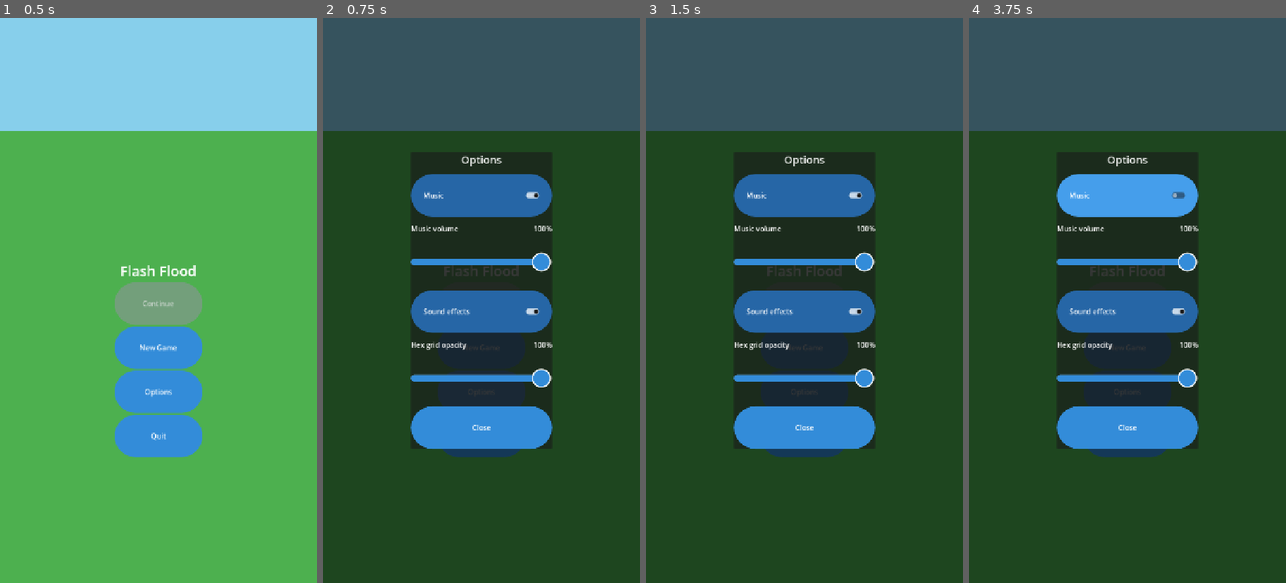
Above: before the commit, frames 1-4 (left to right).
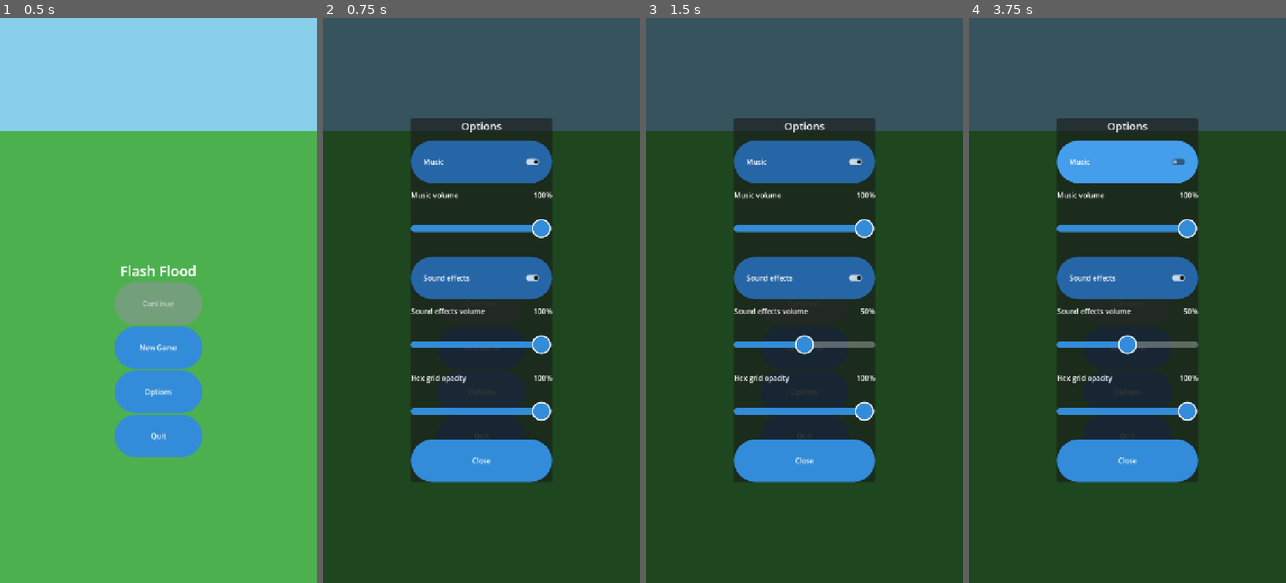
Above: after the commit, the same moments.

Repository: jitternoise/sunny_balcony
Game: Godot game, scene res://scenes/MainMenu.tscn
Same seed, same stepped clock (60 frames per second), same inputs: the game is played once before the commit and once after it.
Inputs:
- Up to frame 1 (0.5 s): no input
- Up to frame 2 (0.75 s): click "Options" at 0.5 s
- Up to frame 3 (1.5 s): click "New Game" at 1.25 s
- Up to frame 4 (3.75 s): click "New Game" at 2 s; click "New Game" at 2.75 s; click "Music" at 3.5 s

Frame 1 is identical in both runs. In frame 2, 19% of the frame differs, in the area x 27-73%, y 17-83%; in frame 3, 19%; in frame 4, 19%.

Commit message:
Add a sound effects volume slider, and one binding for all three dials
Settings.sfx_volume is the SFX bus's gain, exactly as music_volume is the
Music bus's: 0..1, linear_to_db with a -60 dB floor at 0, persisted under
[audio], independent of the mute. The Options menu gets a "Sound effects
volume" row and slider under the Sound effects toggle.

OptionsMenu no longer has a handler per slider: _sliders lists [slider,
percentage label, Settings property] for the three percent dials, _ready()
binds each with a lambda that sets the property and refreshes the label,
and open() mirrors each from Settings.get(). The next dial is one row.

VerifySfx +13 checks (154): the bus at 0 / -6 / -60 dB, clamping, the
mute keeping the dial, the effects dial leaving the music bus alone,
persistence, reload, a pre-dial file, the slider mirroring and writing the
setting, and a slider drag not being a button tap. VerifyTouchTargets
measures three sliders (44). The panel still fits under a simulated notch.

Co-Authored-By: Claude Opus 5 <noreply@anthropic.com>

Diff:
--- a/game/scenes/OptionsMenu.tscn
+++ b/game/scenes/OptionsMenu.tscn
@@ -68,6 +68,25 @@
 button_pressed = true
 text = "Sound effects"
 
+[node name="SfxVolumeRow" type="HBoxContainer" parent="Center/Panel/VBox"]
+layout_mode = 2
+
+[node name="SfxVolumeLabel" type="Label" parent="Center/Panel/VBox/SfxVolumeRow"]
+layout_mode = 2
+size_flags_horizontal = 3
+text = "Sound effects volume"
+
+[node name="SfxVolumeValue" type="Label" parent="Center/Panel/VBox/SfxVolumeRow"]
+layout_mode = 2
+text = "100%"
+horizontal_alignment = 2
+
+[node name="SfxVolumeSlider" type="HSlider" parent="Center/Panel/VBox"]
+layout_mode = 2
+custom_minimum_size = Vector2(0, 96)
+step = 5.0
+value = 100.0
+
 [node name="GridOpacityRow" type="HBoxContainer" parent="Center/Panel/VBox"]
 layout_mode = 2
 
--- a/game/scripts/autoload/Settings.gd
+++ b/game/scripts/autoload/Settings.gd
@@ -1,15 +1,15 @@
 extends Node
 # Autoload singleton (see [autoload] in project.godot).
 # Player preferences that belong to the DEVICE rather than to a save slot:
-# muting the music, its volume, muting the sound effects, and how opaque
-# the hex grid is drawn. Kept out of GameState on purpose -- a player who
-# mutes the game wants it muted in every slot, and these must survive a
-# slot being deleted.
+# a mute and a volume each for the music and the sound effects, and how
+# opaque the hex grid is drawn. Kept out of GameState on purpose -- a
+# player who mutes the game wants it muted in every slot, and these must
+# survive a slot being deleted.
 #
 # The audio settings act on the "Music" and "SFX" buses in
 # default_bus_layout.tres, never on a player: the Music and Sfx autoloads
-# only have to name their bus. A mute is the bus's mute flag; the music
-# volume is the bus's gain, on top of whatever level Music.gd mixes at.
+# only have to name their bus. A mute is the bus's mute flag; a volume is
+# the bus's gain, on top of whatever level each player mixes at.
 
 const SETTINGS_PATH := "user://settings.cfg"
 const SECTION := "audio"
@@ -48,6 +48,14 @@
 		_apply_volume(BUS_MUSIC, music_volume)
 		_save()
 
+## The same dial for the sound effects: the SFX bus's gain on top of the
+## level each clip was synthesised at (tools/gen_sfx.py's PEAKS).
+var sfx_volume: float = 1.0:
+	set(value):
+		sfx_volume = clampf(value, 0.0, 1.0)
+		_apply_volume(BUS_SFX, sfx_volume)
+		_save()
+
 ## Alpha of an EMPTY cell's dark fill, 0..1. Terrain, blocks and water keep
 ## their own colours whatever this says -- they carry information -- and so
 ## does the cell border, so at 0 the grid is still there as an outline on
@@ -67,6 +75,7 @@
 	_apply_bus(BUS_MUSIC, music_muted)
 	_apply_bus(BUS_SFX, sfx_muted)
 	_apply_volume(BUS_MUSIC, music_volume)
+	_apply_volume(BUS_SFX, sfx_volume)
 
 
 ## Mutes or unmutes one bus. A missing bus -- the layout not loaded, or a
@@ -100,6 +109,7 @@
 	music_muted = bool(config.get_value(SECTION, "music_muted", false))
 	sfx_muted = bool(config.get_value(SECTION, "sfx_muted", false))
 	music_volume = clampf(float(config.get_value(SECTION, "music_volume", 1.0)), 0.0, 1.0)
+	sfx_volume = clampf(float(config.get_value(SECTION, "sfx_volume", 1.0)), 0.0, 1.0)
 	grid_opacity = clampf(float(config.get_value(SECTION_DISPLAY, "grid_opacity", 1.0)), 0.0, 1.0)
 
 
@@ -111,5 +121,6 @@
 	config.set_value(SECTION, "music_muted", music_muted)
 	config.set_value(SECTION, "sfx_muted", sfx_muted)
 	config.set_value(SECTION, "music_volume", music_volume)
+	config.set_value(SECTION, "sfx_volume", sfx_volume)
 	config.set_value(SECTION_DISPLAY, "grid_opacity", grid_opacity)
 	config.save(SETTINGS_PATH)
--- a/game/scripts/ui/OptionsMenu.gd
+++ b/game/scripts/ui/OptionsMenu.gd
@@ -1,9 +1,10 @@
 extends Control
 class_name OptionsMenu
 
-## The Options popup: mute the music and set its volume, mute the sound
-## effects, thin the hex grid. One scene, instanced on the main menu, on Level Select and inside
-## a level's pause menu, so the three never drift apart. It is a modal like
+## The Options popup: a mute and a volume each for the music and the sound
+## effects, and the hex grid's opacity. One scene, instanced on the main
+## menu, on Level Select and inside a level's pause menu, so the three
+## never drift apart. It is a modal like
 ## the level's popups: the root and the Dim rect both STOP mouse input, so
 ## a tap beside the panel cannot reach whatever is underneath -- on Level
 ## Select that would be a level node, in a level the board.
@@ -13,11 +14,13 @@
 ## They write straight to Settings, which persists them and mutes the bus;
 ## nothing here is applied on Close, so there is no Cancel to get wrong.
 ##
-## The two sliders -- music volume, grid opacity -- run 0-100% in steps of
-## 5 and write to Settings the same way, on every change: the music bus
-## and the board behind the pause menu follow the thumb as it moves, and
-## the 5% step bounds a full sweep to twenty small settings writes rather
-## than one per frame of the drag.
+## The sliders -- music volume, effects volume, grid opacity -- run 0-100%
+## in steps of 5 and write to Settings the same way, on every change: the
+## bus, or the board behind the pause menu, follows the thumb as it moves,
+## and the 5% step bounds a full sweep to twenty small settings writes
+## rather than one per frame of the drag. Each is one row in _sliders --
+## the slider, its percentage label and the Settings property it dials --
+## built in _ready() because the entries are @onready nodes.
 
 signal closed
 
@@ -27,31 +30,36 @@
 @onready var music_volume_slider: HSlider = $Center/Panel/VBox/MusicVolumeSlider
 @onready var music_volume_value: Label = $Center/Panel/VBox/MusicVolumeRow/MusicVolumeValue
 @onready var sfx_toggle: CheckButton = $Center/Panel/VBox/SfxToggle
+@onready var sfx_volume_slider: HSlider = $Center/Panel/VBox/SfxVolumeSlider
+@onready var sfx_volume_value: Label = $Center/Panel/VBox/SfxVolumeRow/SfxVolumeValue
 @onready var grid_opacity_slider: HSlider = $Center/Panel/VBox/GridOpacitySlider
 @onready var grid_opacity_value: Label = $Center/Panel/VBox/GridOpacityRow/GridOpacityValue
 @onready var close_button: Button = $Center/Panel/VBox/CloseButton
+
+## [slider, percentage label, Settings property] per dial, filled in _ready().
+var _sliders: Array = []
 
 
 func _ready() -> void:
 	music_toggle.toggled.connect(func(on: bool): Settings.music_muted = not on)
 	sfx_toggle.toggled.connect(func(on: bool): Settings.sfx_muted = not on)
-	music_volume_slider.value_changed.connect(_on_music_volume_slider_changed)
-	grid_opacity_slider.value_changed.connect(_on_grid_opacity_slider_changed)
+	_sliders = [
+		[music_volume_slider, music_volume_value, &"music_volume"],
+		[sfx_volume_slider, sfx_volume_value, &"sfx_volume"],
+		[grid_opacity_slider, grid_opacity_value, &"grid_opacity"],
+	]
+	for entry in _sliders:
+		var slider: HSlider = entry[0]
+		var label: Label = entry[1]
+		var setting: StringName = entry[2]
+		slider.value_changed.connect(func(value: float):
+			Settings.set(setting, value / SLIDER_MAX)
+			_show_percent(label, value))
 	close_button.pressed.connect(close)
 	# The toggles and Close click like every other button. The SFX toggle's
 	# own click lands after the write, so switching sound off is silent and
 	# switching it on is the first thing heard -- the conventional feel.
 	Sfx.hook_buttons(self)
-
-
-func _on_music_volume_slider_changed(value: float) -> void:
-	Settings.music_volume = value / SLIDER_MAX
-	_show_percent(music_volume_value, value)
-
-
-func _on_grid_opacity_slider_changed(value: float) -> void:
-	Settings.grid_opacity = value / SLIDER_MAX
-	_show_percent(grid_opacity_value, value)
 
 
 func _show_percent(label: Label, value: float) -> void:
@@ -69,10 +77,10 @@
 	sfx_toggle.set_pressed_no_signal(not Settings.sfx_muted)
 	# set_value_no_signal for the same reason; the labels are refreshed by
 	# hand since nothing fires.
-	music_volume_slider.set_value_no_signal(Settings.music_volume * SLIDER_MAX)
-	_show_percent(music_volume_value, music_volume_slider.value)
-	grid_opacity_slider.set_value_no_signal(Settings.grid_opacity * SLIDER_MAX)
-	_show_percent(grid_opacity_value, grid_opacity_slider.value)
+	for entry in _sliders:
+		var slider: HSlider = entry[0]
+		slider.set_value_no_signal(float(Settings.get(entry[2])) * SLIDER_MAX)
+		_show_percent(entry[1], slider.value)
 	visible = true
 
 
--- a/game/tests/VerifySfx.gd
+++ b/game/tests/VerifySfx.gd
@@ -13,7 +13,11 @@
 ##
 ##   godot --headless res://tests/VerifySfx.tscn
 ##
-## Uses save slot 99. Restores Settings.sfx_muted to what it found.
+## Then the Options menu's effects volume slider: the SFX bus gain,
+## persistence, and the slider mirroring the setting.
+##
+## Uses save slot 99. Restores Settings.sfx_muted and sfx_volume to what
+## it found.
 
 var _failures := 0
 
@@ -108,7 +112,9 @@
 func _ready() -> void:
 	GameState.current_slot = 99
 	var muted_before: bool = Settings.sfx_muted
+	var volume_before: float = Settings.sfx_volume
 	Settings.sfx_muted = false
+	Settings.sfx_volume = 1.0
 
 	print("The catalogue, the files and the recipes agree")
 	var catalogue: Array[String] = []
@@ -321,6 +327,57 @@
 	_check(heard == [&"invalid"], "a tap on the running plant -- a water source now -- buzzes like any source")
 	level.free()
 
+	print("The volume dial")
+	var bus := AudioServer.get_bus_index(Sfx.BUS)
+	_check(absf(AudioServer.get_bus_volume_db(bus)) < 0.01, "at volume 1.0 the SFX bus sits at 0 dB")
+	Settings.sfx_volume = 0.5
+	_check(absf(AudioServer.get_bus_volume_db(bus) - linear_to_db(0.5)) < 0.01,
+		"0.5 is -6 dB on the bus (%.2f)" % AudioServer.get_bus_volume_db(bus))
+	Settings.sfx_volume = 0.0
+	_check(absf(AudioServer.get_bus_volume_db(bus) - Settings.SILENT_VOLUME_DB) < 0.01, "0 is the silent floor, not -inf")
+	Settings.sfx_volume = 1.4
+	_check(Settings.sfx_volume == 1.0, "clamped from above")
+	Settings.sfx_volume = 0.4
+	Settings.sfx_muted = true
+	_check(AudioServer.is_bus_mute(bus) and absf(AudioServer.get_bus_volume_db(bus) - linear_to_db(0.4)) < 0.01,
+		"the mute is separate: muting keeps the dial where it was")
+	Settings.sfx_muted = false
+	var music_bus := AudioServer.get_bus_index(Settings.BUS_MUSIC)
+	_check(absf(AudioServer.get_bus_volume_db(music_bus) - linear_to_db(Settings.music_volume)) < 0.01,
+		"the effects dial leaves the music bus at the music dial")
+	var cfg := ConfigFile.new()
+	_check(cfg.load(Settings.SETTINGS_PATH) == OK and is_equal_approx(float(cfg.get_value(Settings.SECTION, "sfx_volume", -1.0)), 0.4),
+		"sfx_volume is persisted under [%s]" % Settings.SECTION)
+	Settings.sfx_volume = 1.0
+	cfg.set_value(Settings.SECTION, "sfx_volume", 0.25)
+	cfg.save(Settings.SETTINGS_PATH)
+	Settings._load()
+	_check(is_equal_approx(Settings.sfx_volume, 0.25) and absf(AudioServer.get_bus_volume_db(bus) - linear_to_db(0.25)) < 0.01,
+		"_load() reads it back and applies it to the bus")
+	cfg.erase_section_key(Settings.SECTION, "sfx_volume")
+	cfg.save(Settings.SETTINGS_PATH)
+	Settings._load()
+	_check(Settings.sfx_volume == 1.0, "a file from before the dial means full volume")
+
+	print("The Options menu's slider")
+	Settings.sfx_volume = 0.4
+	var options: OptionsMenu = load("res://scenes/OptionsMenu.tscn").instantiate()
+	add_child(options)
+	await _frames(2)
+	options.open()
+	_check(options.sfx_volume_slider.value == 40.0 and options.sfx_volume_value.text == "40%", "open() shows the dial at 40%")
+	_check(options.sfx_volume_slider.min_value == 0.0 and options.sfx_volume_slider.max_value == 100.0
+		and options.sfx_volume_slider.step == 5.0, "the slider runs 0-100 in steps of 5")
+	await _past_throttle()
+	heard.clear()
+	options.sfx_volume_slider.value = 70.0
+	_check(is_equal_approx(Settings.sfx_volume, 0.7) and options.sfx_volume_value.text == "70%"
+		and absf(AudioServer.get_bus_volume_db(bus) - linear_to_db(0.7)) < 0.01,
+		"moving it writes Settings, the label and the bus at once")
+	_check(heard.is_empty(), "and dragging a slider is not a button tap")
+	options.free()
+
+	Settings.sfx_volume = volume_before
 	Settings.sfx_muted = muted_before
 	if _failures == 0:
 		print("SFX PASS")
--- a/game/tests/VerifyTouchTargets.gd
+++ b/game/tests/VerifyTouchTargets.gd
@@ -110,12 +110,12 @@
 		await get_tree().process_frame
 	_measure(level, "Paused")
 
-	print("The Options popup over it -- toggles, the two sliders, Close")
+	print("The Options popup over it -- toggles, the three sliders, Close")
 	level.options_menu.open()
 	for i in range(4):
 		await get_tree().process_frame
 	_measure(level.options_menu, "Options")
-	_check(_sliders(level.options_menu).size() == 2, "Options: found the music volume and grid opacity sliders to measure")
+	_check(_sliders(level.options_menu).size() == 3, "Options: found the music, effects and grid opacity sliders to measure")
 	level.options_menu.close()
 	for i in range(2):
 		await get_tree().process_frame
Not shown, changed: CLAUDE.md
Not shown, changed: dev-progress.md
